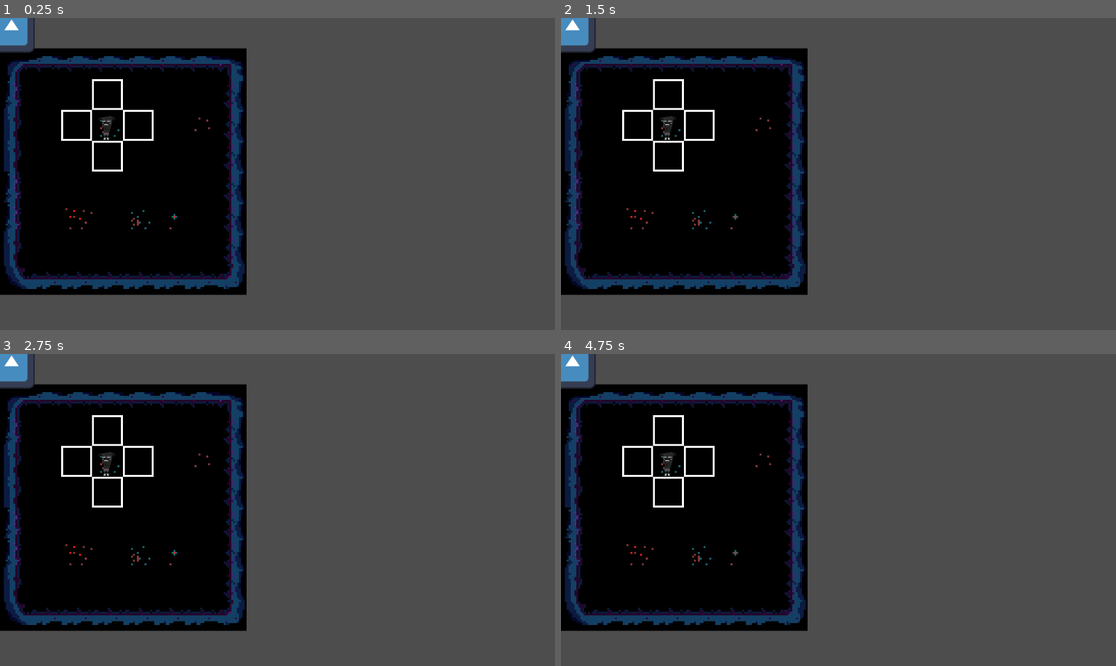
Above: before the commit, frames 1-4 (two rows, left to right).
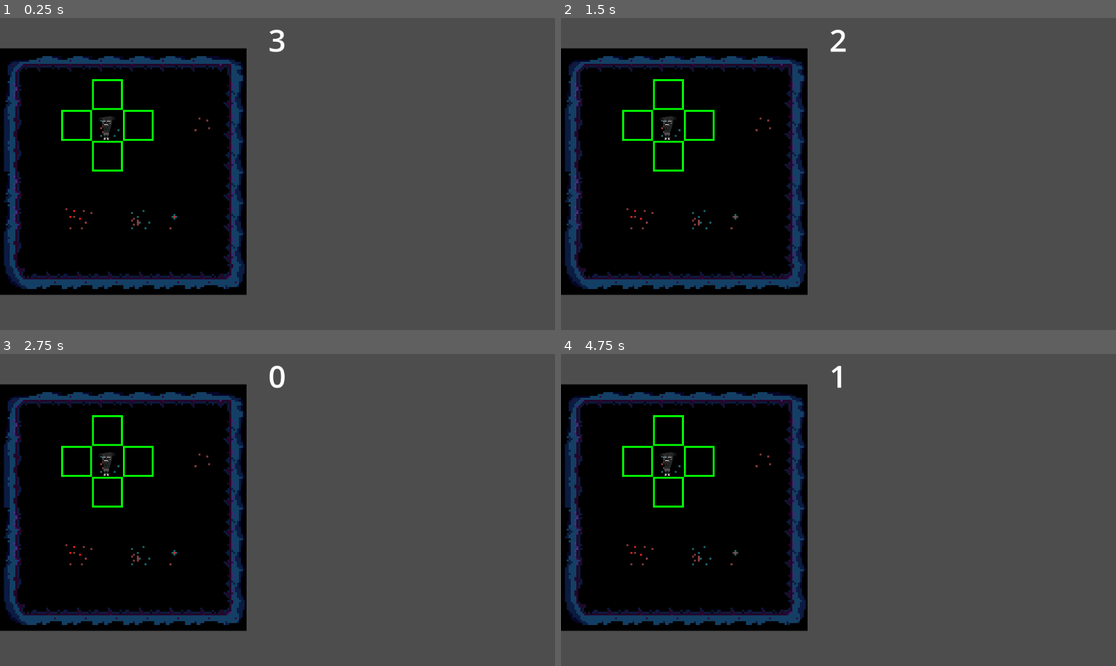
Above: after the commit, the same moments.

Repository: x8c8r/icojam2023
Game: Godot game, scene res://Scenes/InitScene.tscn
Two runs of this game, one before a commit and one after it. Both use one fixed random seed, a clock stepped at 60 frames per second and the inputs below. The engine's default icon, where the game draws it, is replaced by a stand-in: a white triangle on a blue panel in a dark square.
Inputs (mouse positions are in pixels of both pictures, inside the frame that each line leads up to):
- Up to frame 1 (0.25 s): no input
- Up to frame 2 (1.5 s): tap Enter at 0.5 s; move the mouse to (960, 158) at 0.52 s; tap A (action_toggle_move_attack) at 0.6 s; click (960, 158) at 1.25 s; move the mouse to (727, 189) at 1.27 s; click (727, 189) at 1.35 s
- Up to frame 3 (2.75 s): click (166, 525) at 2 s; move the mouse to (333, 441) at 2.02 s; tap A (action_toggle_move_attack) at 2.1 s
- Up to frame 4 (4.75 s): move the mouse to (810, 572) at 2.77 s; click (810, 572) at 2.85 s; click (810, 572) at 3.5 s; move the mouse to (1005, 556) at 3.52 s; tap A (action_toggle_move_attack) at 3.6 s; click (1005, 556) at 4.25 s; move the mouse to (672, 463) at 4.27 s; click (672, 463) at 4.35 s

The runs differ from the first frame. In frame 1, 1.3% of the frame differs, in the area x 0-52%, y 0-50%; in frame 2, 1.3%; in frame 3, 1.3%; in frame 4, 1.3%.

Commit message:
timer

Diff:
--- a/Autoload/game_manager.gd
+++ b/Autoload/game_manager.gd
@@ -2,6 +2,9 @@
 
 ## Emitted when the time for the turn runs out
 signal turn_ended
+
+func _process(delta):
+	get_tree().current_scene.get_node("UI").get_node("UITimer").change_time($Timer.time_left)
 
 func turn_end() -> void:
 	turn_ended.emit()
--- a/Objects/Player/player.gd
+++ b/Objects/Player/player.gd
@@ -1,14 +1,10 @@
 extends Node2D
 
 # INITIALIZATION
-var out = preload("res://Objects/outline.tscn")
-var outline = out.instantiate()
-
 @onready var tilemap:TileMap = get_tree().current_scene.get_node("Collision")
 
 func _ready():
 	GameManager.turn_ended.connect(end_turn)
-	get_tree().current_scene.add_child.call_deferred(outline)
 
 # MOVEMENT
 var move_tile_target:Vector2
@@ -22,7 +18,14 @@
 	position = pos
 
 ## OUTLINE
-## OUTLINE
+@onready var outlines:Array = [$Icon, $Icon2, $Icon3, $Icon4]
+func color_outline() -> void:
+	match get_current_state():
+		playerState.MOVE:
+			for n in len(outlines):
+				var out:Sprite2D = outlines[n]
+				out.modulate = Color.GREEN
+
 func move_outline(target_pos:Vector2) -> void:
 	$Icon.visible = GridHelper.is_valid_movement($"../Collision", GridHelper.get_cell_pos_in_tilemap($"../Collision", position)+Vector2i.RIGHT, GridHelper.get_cell_pos_in_tilemap($"../Collision", position))
 	$Icon2.visible = GridHelper.is_valid_movement($"../Collision", GridHelper.get_cell_pos_in_tilemap($"../Collision", position)+Vector2i.LEFT, GridHelper.get_cell_pos_in_tilemap($"../Collision", position))
@@ -47,6 +50,8 @@
 
 	handle_inputs(inputs)
 	process_state(inputs)
+
+	color_outline()
 	move_outline(get_viewport().get_mouse_position())
 
 # STATES
--- /dev/null
+++ b/Objects/UI/Timer/UITimer.gd
@@ -0,0 +1,4 @@
+extends Control
+
+func change_time(time:float) -> void:
+	$Label.text = str(roundf(time))
--- /dev/null
+++ b/Objects/UI/Timer/UITimer.tscn
@@ -0,0 +1,21 @@
+[gd_scene load_steps=2 format=3 uid="uid://y2jeovytl3y3"]
+
+[ext_resource type="Script" path="res://Objects/UI/Timer/UITimer.gd" id="1_kkyl2"]
+
+[node name="UITimer" type="Control"]
+layout_mode = 3
+anchors_preset = 0
+script = ExtResource("1_kkyl2")
+
+[node name="Label" type="Label" parent="."]
+layout_mode = 1
+anchors_preset = 5
+anchor_left = 0.5
+anchor_right = 0.5
+offset_left = -83.0
+offset_right = 83.0
+offset_bottom = 91.0
+grow_horizontal = 2
+theme_override_font_sizes/font_size = 64
+horizontal_alignment = 1
+vertical_alignment = 1
--- /dev/null
+++ b/Objects/UI/UI.tscn
@@ -0,0 +1,11 @@
+[gd_scene load_steps=2 format=3 uid="uid://rb23gg0owvx4"]
+
+[ext_resource type="PackedScene" uid="uid://y2jeovytl3y3" path="res://Objects/UI/Timer/UITimer.tscn" id="1_6p6xm"]
+
+[node name="UI" type="CanvasLayer"]
+
+[node name="UITimer" parent="." instance=ExtResource("1_6p6xm")]
+anchors_preset = 5
+anchor_left = 0.5
+anchor_right = 0.5
+grow_horizontal = 2
--- a/Scenes/InitScene.tscn
+++ b/Scenes/InitScene.tscn
@@ -1,8 +1,9 @@
-[gd_scene load_steps=6 format=3 uid="uid://c7i2je550pg0r"]
+[gd_scene load_steps=7 format=3 uid="uid://c7i2je550pg0r"]
 
 [ext_resource type="Script" path="res://Systems/Inventory/inventory.gd" id="1_uwmls"]
 [ext_resource type="PackedScene" uid="uid://c0g5g5d5km30u" path="res://Objects/Player/player.tscn" id="2_pvvyv"]
 [ext_resource type="Texture2D" uid="uid://bjqwolyrs4mcu" path="res://Sprites/basictilesetresize.png" id="3_sk0pw"]
+[ext_resource type="PackedScene" uid="uid://rb23gg0owvx4" path="res://Objects/UI/UI.tscn" id="4_sh2uc"]
 
 [sub_resource type="TileSetAtlasSource" id="TileSetAtlasSource_spaxg"]
 texture = ExtResource("3_sk0pw")
@@ -83,3 +84,5 @@
 
 [node name="player" parent="." instance=ExtResource("2_pvvyv")]
 position = Vector2(223, 223)
+
+[node name="UI" parent="." instance=ExtResource("4_sh2uc")]
Not shown, added: Sprites/grid_outline.png.import
